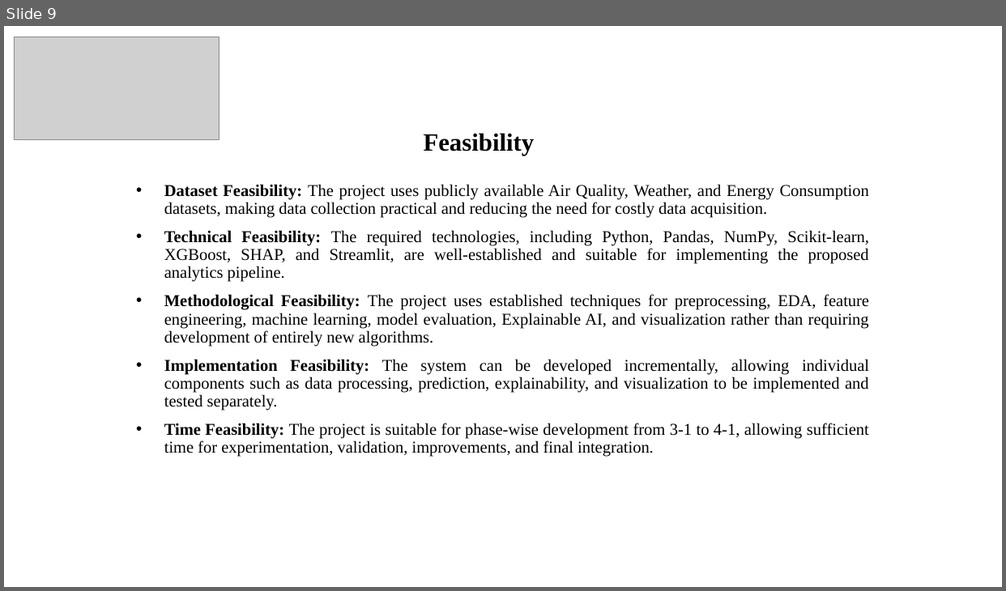
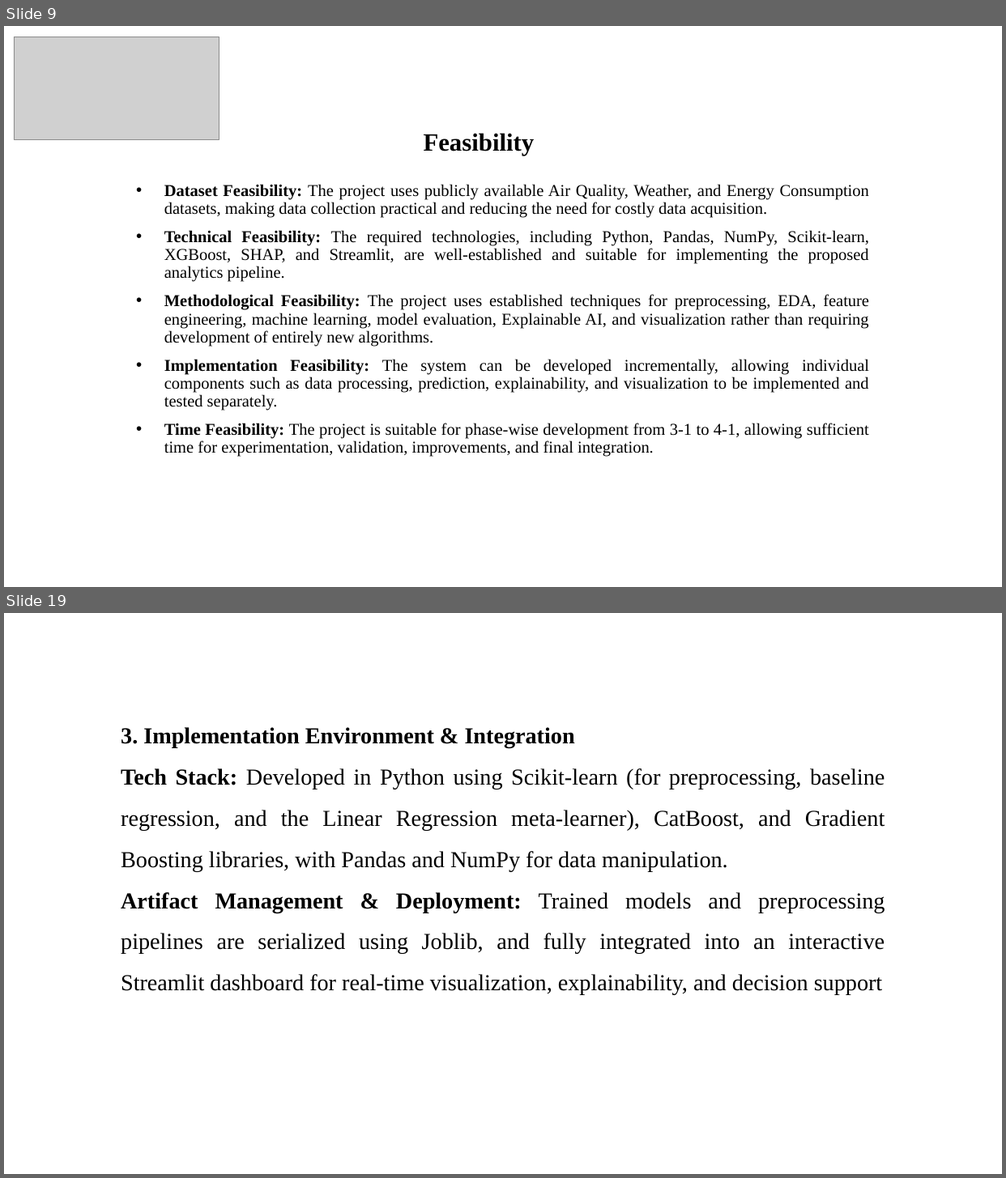
Before and after one commit to sharmi-pathi/KLH-CSE-2026-27-2420030042-Explainable-Data-Analytics-for-Sustainable-Smart-City-Applications, a slide deck: docs/Batch 4-DAV Project PPT.pptx. Shown one above the other, each under a label of ours: slide 9 before the commit, slides 9 and 19 after it; the slides between them are not shown. The pictures are 1006x591 and 1006x1178 pixels, drawn with LibreOffice and Linux fonts; fonts in the diff are those of the drawing; grey boxes stand for pictures. Boxes give left, top, right and bottom in pixels: in the first picture for what was removed or moved away, otherwise in the second. Text is boxed around its words. In the diff, an @@ line names an element or a change of style, - is before the commit and + after.

```diff
--- a/docs/Batch 4-DAV Project PPT.pptx
+++ b/docs/Batch 4-DAV Project PPT.pptx
@@ slide 19 added at <box>4,613,1002,1174</box>, background #FFFFFF @@
@@ text added at <box>121,727,885,995</box>, 22 pt, text #000000 @@
+3. Implementation Environment & Integration
+Tech Stack: Developed in Python using Scikit-learn (for preprocessing, baseline regression, and the Linear Regression meta-learner), CatBoost, and Gradient Boosting libraries, with Pandas and NumPy for data manipulation.
+Artifact Management & Deployment: Trained models and preprocessing pipelines are serialized using Joblib, and fully integrated into an interactive Streamlit dashboard for real-time visualization, explainability, and decision support
```
Also in this commit, not shown: 5 slides changed, 17 other slides added.
